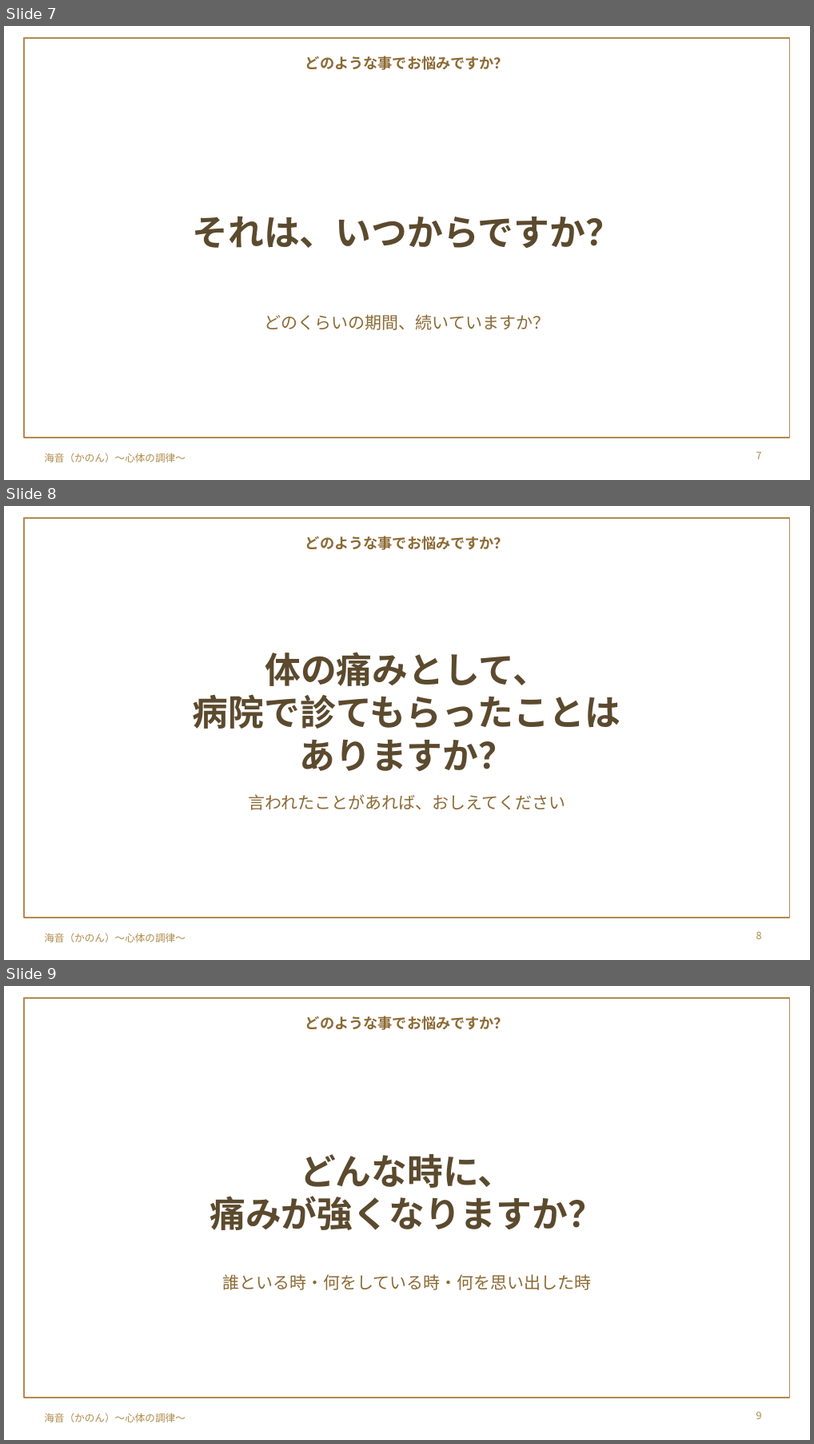
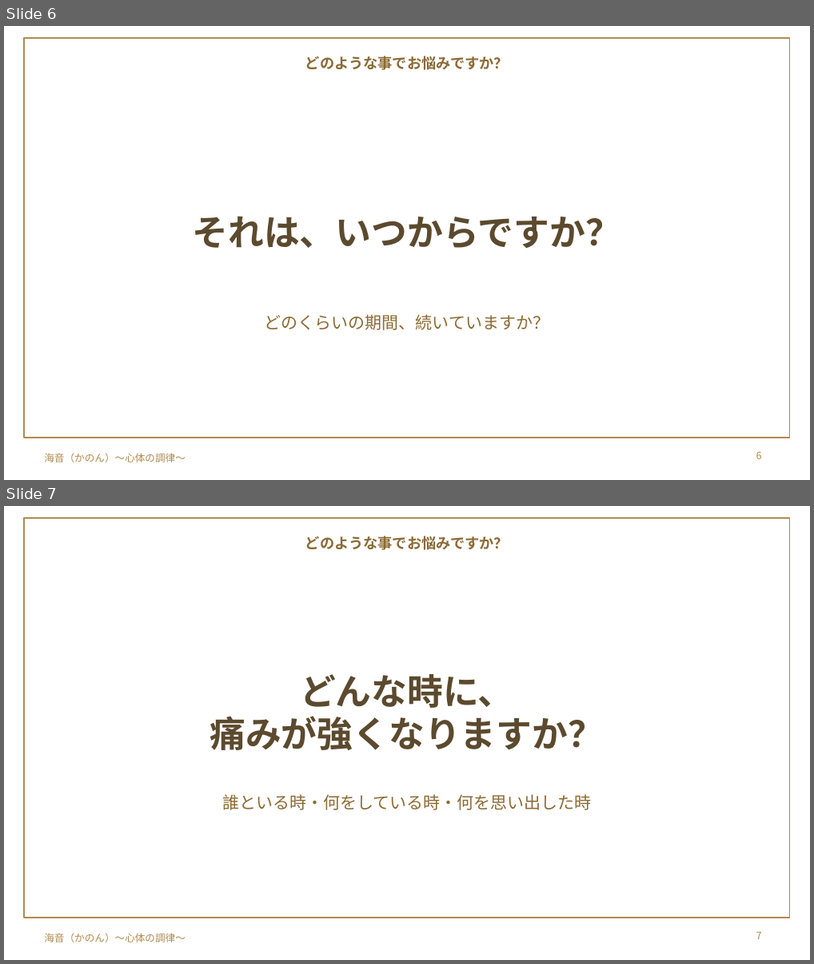
Before and after one commit to y-takahashi-cmd/MyBrain, a slide deck: 20_Projects/海音_心体の調律/タマラ/髙瀨三由紀さん/20261102_髙瀨三由紀さん_胸の奥の痛みをほどく単発セッション.pptx. Shown one above the other, each under a label of ours: slides 7, 8 and 9 before the commit, slides 6 and 7 after it. The pictures are 814x1444 and 814x964 pixels, drawn with LibreOffice and Linux fonts; fonts in the diff are those of the drawing; background and template pictures are left out. Boxes give left, top, right and bottom in pixels: in the first picture for what was removed or moved away, otherwise in the second. Text is boxed around its words. In the diff, an @@ line names an element or a change of style, - is before the commit and + after.

```diff
--- a/20_Projects/海音_心体の調律/タマラ/髙瀨三由紀さん/20261102_髙瀨三由紀さん_胸の奥の痛みをほどく単発セッション.pptx
+++ b/20_Projects/海音_心体の調律/タマラ/髙瀨三由紀さん/20261102_髙瀨三由紀さん_胸の奥の痛みをほどく単発セッション.pptx
@@ slide 8 removed at (4,506,810,960), background picture (left out); not listed: 1 template element that a slide beside it also shows @@
@@ rectangle removed at (24,518,790,917) @@
@@ text removed at (306,536,509,550) @@
-どのような事でお悩みですか？
@@ title removed at (193,652,622,771) @@
-体の痛みとして、
-病院で診てもらったことは
-ありますか？
@@ text removed at (249,794,566,810) @@
-言われたことがあれば、おしえてください
@@ page number removed at (757,931,762,939) @@
-8
@@ what was slide 7 is now slide 6 @@
@@ page number at (757,451,762,459): text changed @@
-7
+6
@@ what was slide 9 is now slide 7 @@
@@ page number at (757,931,762,939): text changed @@
-9
+7
```
Also in this commit, not shown: 1 other slide removed, 1 other file.
